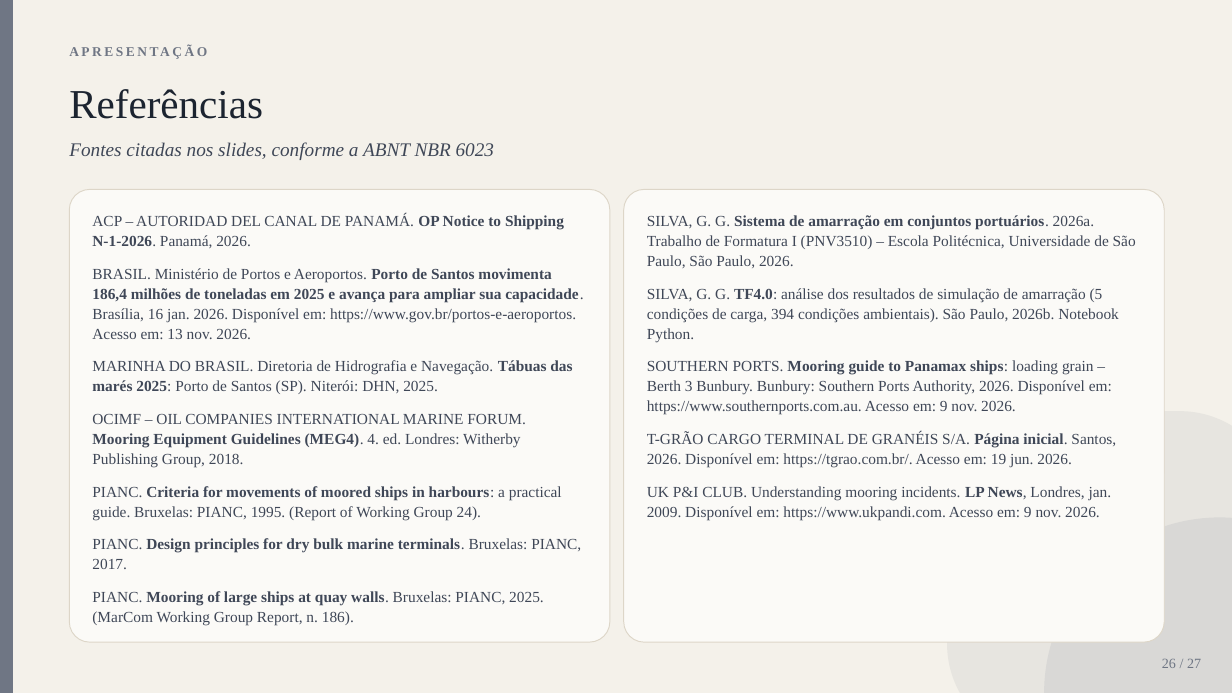
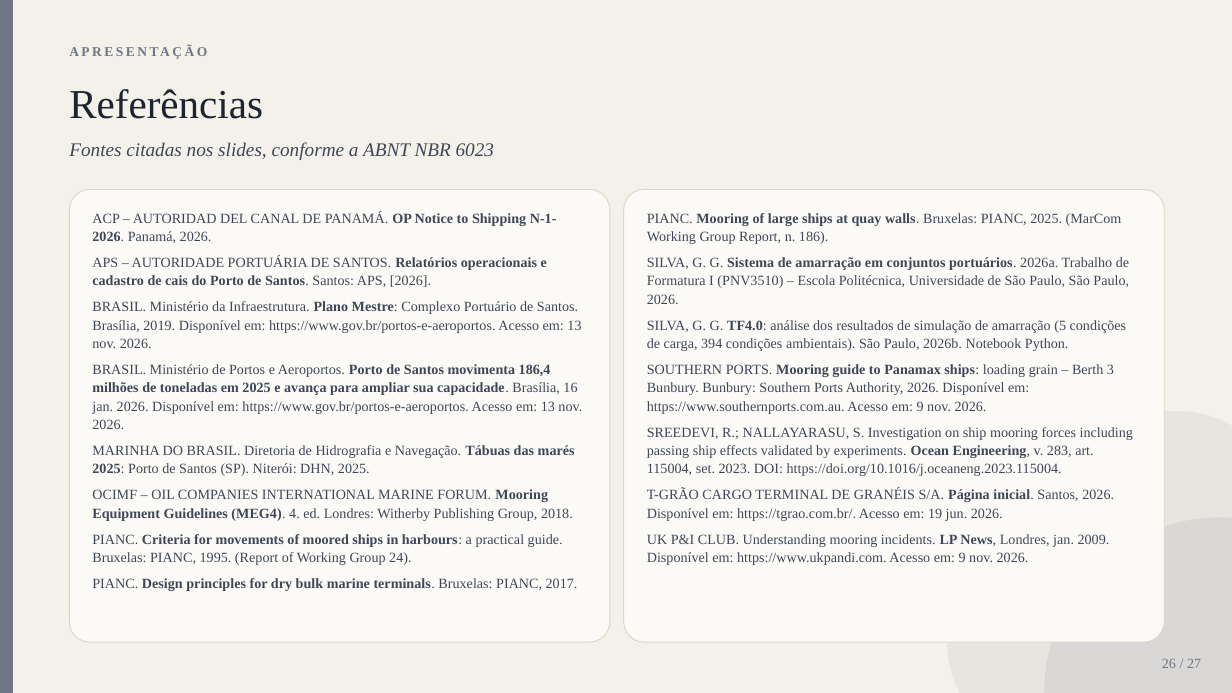
Before and after one commit to gustavogsilvaa/Apresentacao-Kiro, a slide deck: slide 26 of TF/Apresentacao_TF_Amarracao_parcial_v8.pptx. Drawn at 1232x693 pixels with LibreOffice and Linux fonts; fonts in the diff are those of the drawing. Boxes give left, top, right and bottom in pixels: in the first picture for what was removed or moved away, otherwise in the second. Text is boxed around its words. In the diff, an @@ line names an element or a change of style, - is before the commit and + after.

```diff
--- a/TF/Apresentacao_TF_Amarracao_parcial_v8.pptx
+++ b/TF/Apresentacao_TF_Amarracao_parcial_v8.pptx
@@ text at (92,212,582,591): size 12 to 11 pt in "ACP – AUTORIDAD DEL CANAL DE PANAMÁ. ...", "BRASIL. Ministério de Portos e Aeroportos. Porto ...", "MARINHA DO BRASIL. Diretoria de Hidrografia e ...", "OCIMF – OIL COMPANIES INTERNATIONAL MARINE FORUM. ..." and 2 more places; less space between paragraphs @@
@@ text at (647,213,1122,244): paragraph added @@
+PIANC. Mooring of large ships at quay walls. Bruxelas: PIANC, 2025. (MarCom Working Group Report, n. 186).
@@ text at (92,256,581,348): paragraphs added @@
+APS – AUTORIDADE PORTUÁRIA DE SANTOS. Relatórios operacionais e cadastro de cais do Porto de Santos. Santos: APS, [2026].
+BRASIL. Ministério da Infraestrutura. Plano Mestre: Complexo Portuário de Santos. Brasília, 2019. Disponível em: https://www.gov.br/portos-e-aeroportos. Acesso em: 13 nov. 2026.
@@ text at (647,257,1129,565): size 12 to 11 pt in "SILVA, G. G. Sistema de amarração em ...", "SILVA, G. G. TF4.0: análise dos resultados ...", "SOUTHERN PORTS. Mooring guide to Panamax ships: ...", "T-GRÃO CARGO TERMINAL DE GRANÉIS S/A. Página ..." and 1 more places; more space between paragraphs; less space between paragraphs @@
@@ text at (647,427,1133,476): paragraph added @@
+SREEDEVI, R.; NALLAYARASU, S. Investigation on ship mooring forces including passing ship effects validated by experiments. Ocean Engineering, v. 283, art. 115004, set. 2023. DOI: https://doi.org/10.1016/j.oceaneng.2023.115004.
@@ text at (92,591,544,626): paragraph removed @@
-PIANC. Mooring of large ships at quay walls. Bruxelas: PIANC, 2025. (MarCom Working Group Report, n. 186).
```
Also in this commit, not shown: 1 other slide changed, 2 other files.
